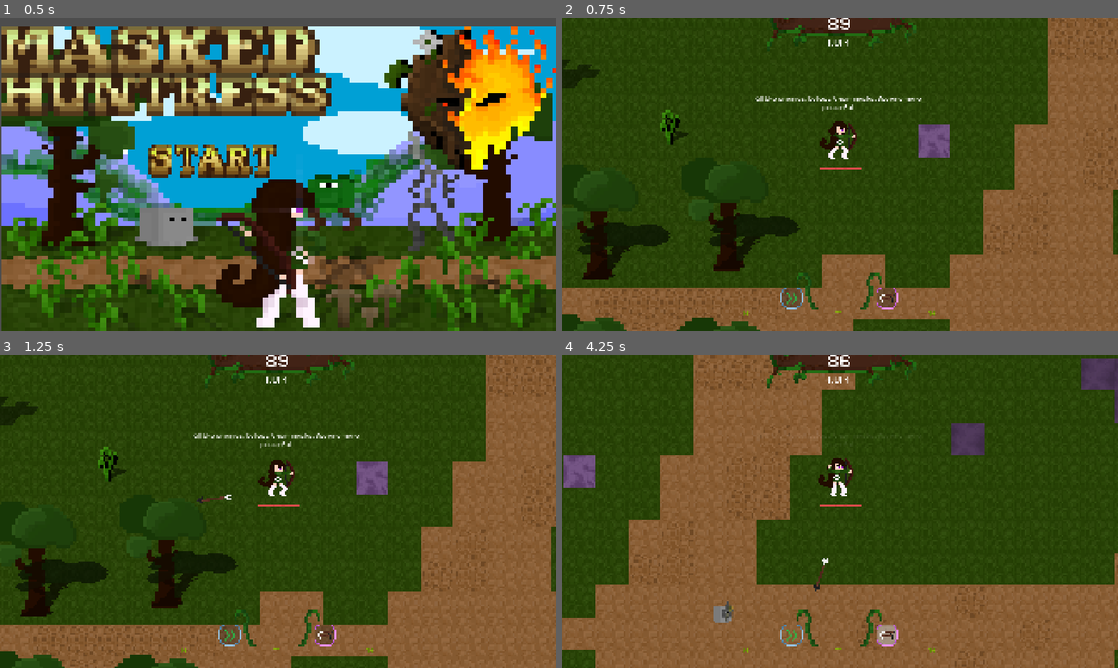
Above: before the commit, frames 1-4 (two rows, left to right).
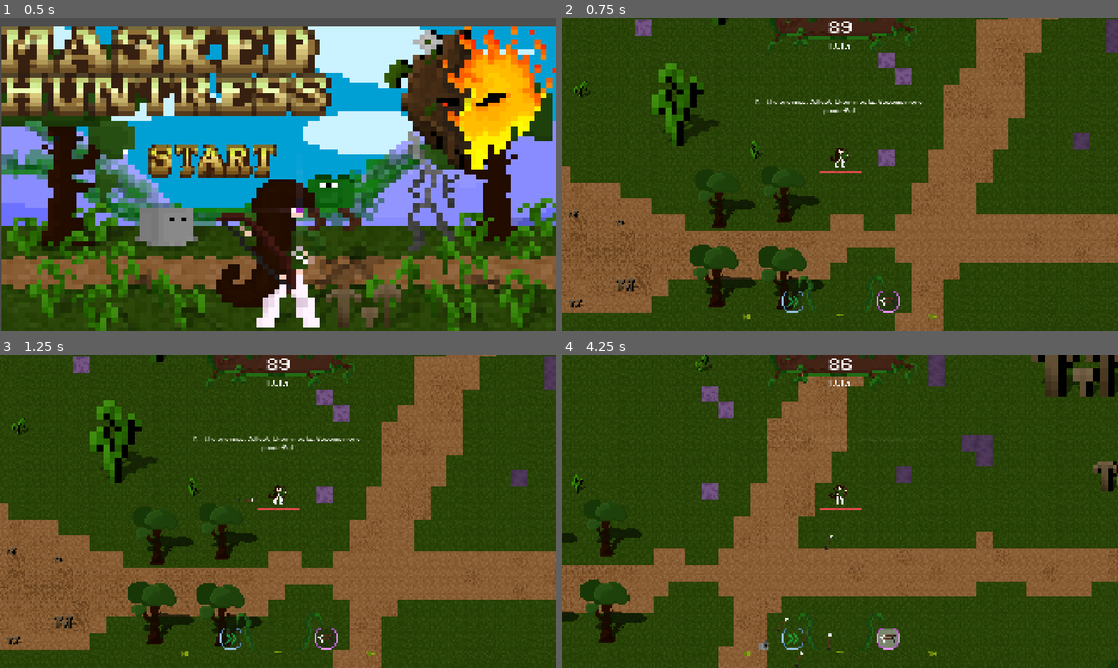
Above: after the commit, the same moments.

Repository: VentsislavPeev/gamejam-2026
Game: Godot game, scene res://src/ui/main_menu.tscn
The game is run twice, just before and just after one commit, with the same random seed, the same clock (stepped at 60 frames per second) and the same inputs.
Inputs (mouse positions are in pixels of both pictures, inside the frame that each line leads up to):
- Up to frame 1 (0.5 s): no input
- Up to frame 2 (0.75 s): click (773, 161) at 0.5 s
- Up to frame 3 (1.25 s): no input
- Up to frame 4 (4.25 s): move the mouse to (962, 495) at 1.27 s; hold D (move_right) 1.28-2.03 s; right-click (962, 495) at 1.35 s; click (962, 495) at 1.42 s; move the mouse to (728, 527) at 2.02 s; hold S (move_down) 2.03-2.78 s; tap Space (shoot) at 2.1, 3.6 s; move the mouse to (895, 442) at 2.77 s; hold D (move_right) 2.78-3.53 s; right-click (895, 442) at 2.85 s; move the mouse to (812, 574) at 3.52 s; hold W (move_up) from 3.53 s (still down); click (812, 574) at 3.67 s

Frame 1 is identical in both runs. In frame 2, 52% of the frame differs, in the area x 0-100%, y 0-100%; in frame 3, 52%; in frame 4, 49%.

Commit message:
zoomout change

Diff:
--- a/src/actors/player.tscn
+++ b/src/actors/player.tscn
@@ -419,12 +419,14 @@
 
 [node name="Camera2D" type="Camera2D" parent="." unique_id=470462921]
 position = Vector2(0, 71)
+zoom = Vector2(0.5, 0.5)
 
 [node name="HUD" parent="Camera2D" unique_id=998248903 instance=ExtResource("6_1e0ww")]
-offset_left = -955.0
-offset_top = -616.0
-offset_right = -955.0
-offset_bottom = -616.0
+offset_left = -1902.0
+offset_top = -1209.0
+offset_right = -1902.0
+offset_bottom = -1209.0
+scale = Vector2(2, 2)
 
 [node name="LVL_UP" type="Control" parent="Camera2D" unique_id=1938602506]
 layout_mode = 3
--- a/src/levels/survivor_game.tscn
+++ b/src/levels/survivor_game.tscn
@@ -16,7 +16,7 @@
 
 [sub_resource type="Curve2D" id="Curve2D_8eqlh"]
 _data = {
-"points": PackedVector2Array(0, 0, 0, 0, -102, -112, 0, 0, 0, 0, 2166, -117, 0, 0, 0, 0, 2166, 1208, 0, 0, 0, 0, -109, 1193, 0, 0, 0, 0, -107, -87)
+"points": PackedVector2Array(0, 0, 0, 0, -102, -112, 0, 0, 0, 0, 2275.6511, -103.91359, 0, 0, 0, 0, 2283.6355, 1296.3333, 0, 0, 0, 0, -99.418884, 1300.1501, 0, 0, 0, 0, -107, -87)
 }
 point_count = 5
 
@@ -35,14 +35,14 @@
 health = 100.0
 
 [node name="Path2D" type="Path2D" parent="Player" unique_id=437742208]
-position = Vector2(-1231.5059, -691.01056)
-scale = Vector2(1.1696703, 1.2135849)
+position = Vector2(-1953.2236, -1038.224)
+scale = Vector2(1.8786815, 1.9176432)
 curve = SubResource("Curve2D_8eqlh")
 
 [node name="PathFollow2D" type="PathFollow2D" parent="Player/Path2D" unique_id=952351772]
 unique_name_in_owner = true
-position = Vector2(380.45853, -113.06363)
-rotation = -0.0022045819
+position = Vector2(380.45627, -110.35915)
+rotation = 0.003400995
 progress = 482.46
 
 [node name="AudioStreamPlayer" type="AudioStreamPlayer" parent="Player" unique_id=1242742083]
Not shown: 1 places in src/levels/survivor_game.tscn that only renumber resources
